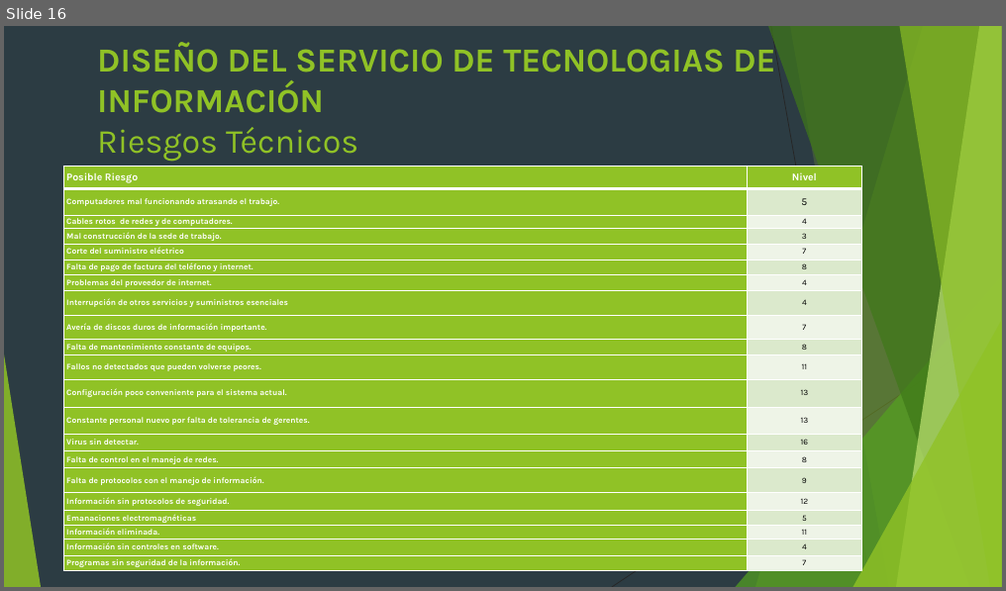
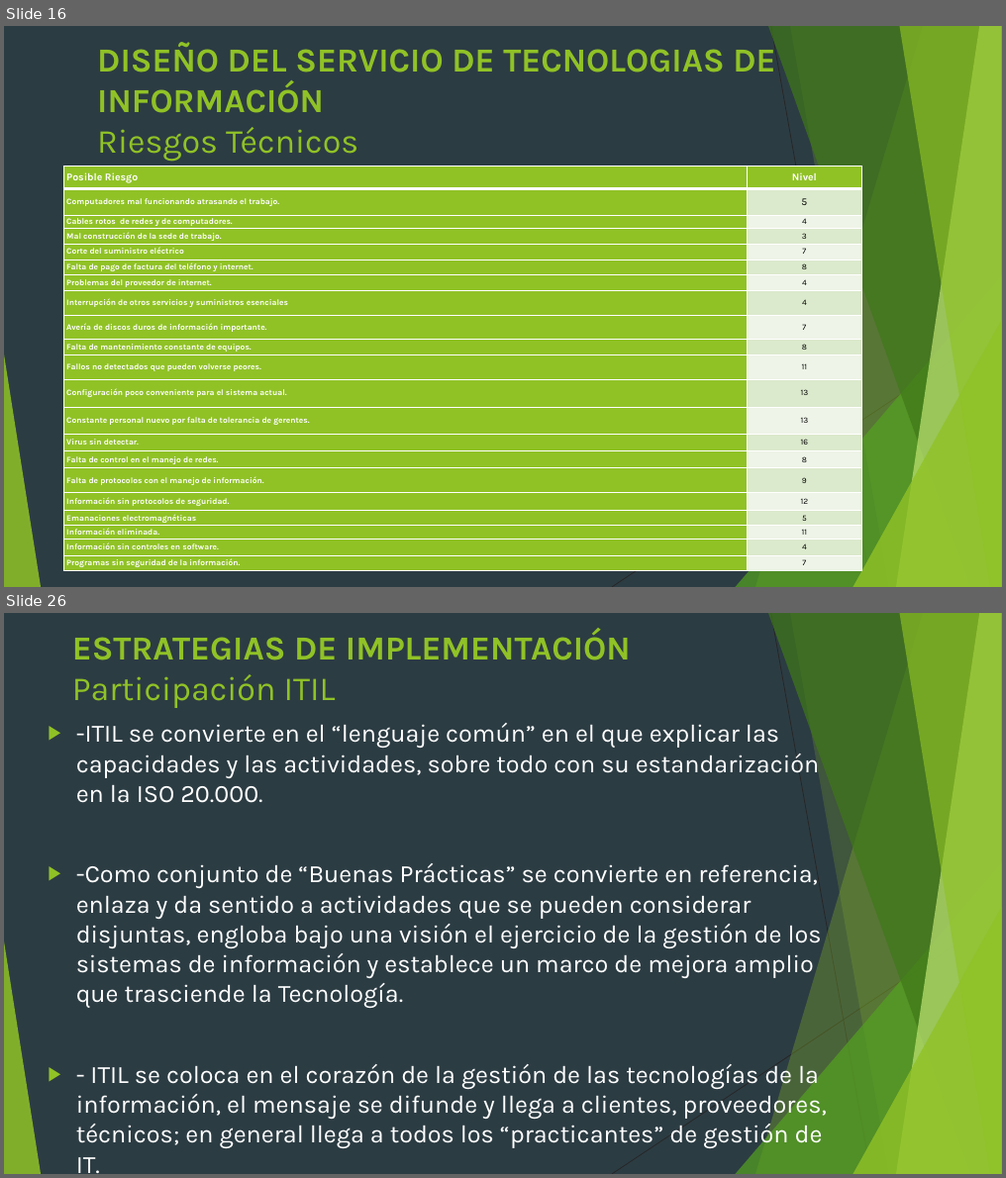
Before and after one commit to Alchaz/GasLmn, a slide deck: presentacion articulo grado.pptx. Shown one above the other, each under a label of ours: slide 16 before the commit, slides 16 and 26 after it; the slides between them are not shown. The pictures are 1006x591 and 1006x1178 pixels, drawn with LibreOffice and Linux fonts; fonts in the diff are those of the drawing. Boxes give left, top, right and bottom in pixels: in the first picture for what was removed or moved away, otherwise in the second. Text is boxed around its words. In the diff, an @@ line names an element or a change of style, - is before the commit and + after.

```diff
--- a/presentacion articulo grado.pptx
+++ b/presentacion articulo grado.pptx
@@ slide 26 added at (x1=4, y1=613, x2=1002, y2=1174), background #2C3C43; not listed: 10 template elements that a slide beside it also shows @@
@@ title added at (x1=72, y1=630, x2=631, y2=708), 32.4 pt, text #90C226, bold @@
+ESTRATEGIAS DE IMPLEMENTACIÓN
+Participación ITIL
@@ text added at (x1=76, y1=723, x2=827, y2=1173), 24 pt, text #FFFFFF @@
+▶ -ITIL se convierte en el “lenguaje común” en el que explicar las capacidades y las actividades, sobre todo con su estandarización en la ISO 20.000.
+▶ -Como conjunto de “Buenas Prácticas” se convierte en referencia, enlaza y da sentido a actividades que se pueden considerar disjuntas, engloba bajo una visión el ejercicio de la gestión de los sistemas de información y establece un marco de mejora amplio que trasciende la Tecnología.
+▶ - ITIL se coloca en el corazón de la gestión de las tecnologías de la información, el mensaje se difunde y llega a clientes, proveedores, técnicos; en general llega a todos los “practicantes” de gestión de IT.
```
Also in this commit, not shown: 4 slides changed, 10 other slides added, 3 slides removed.
